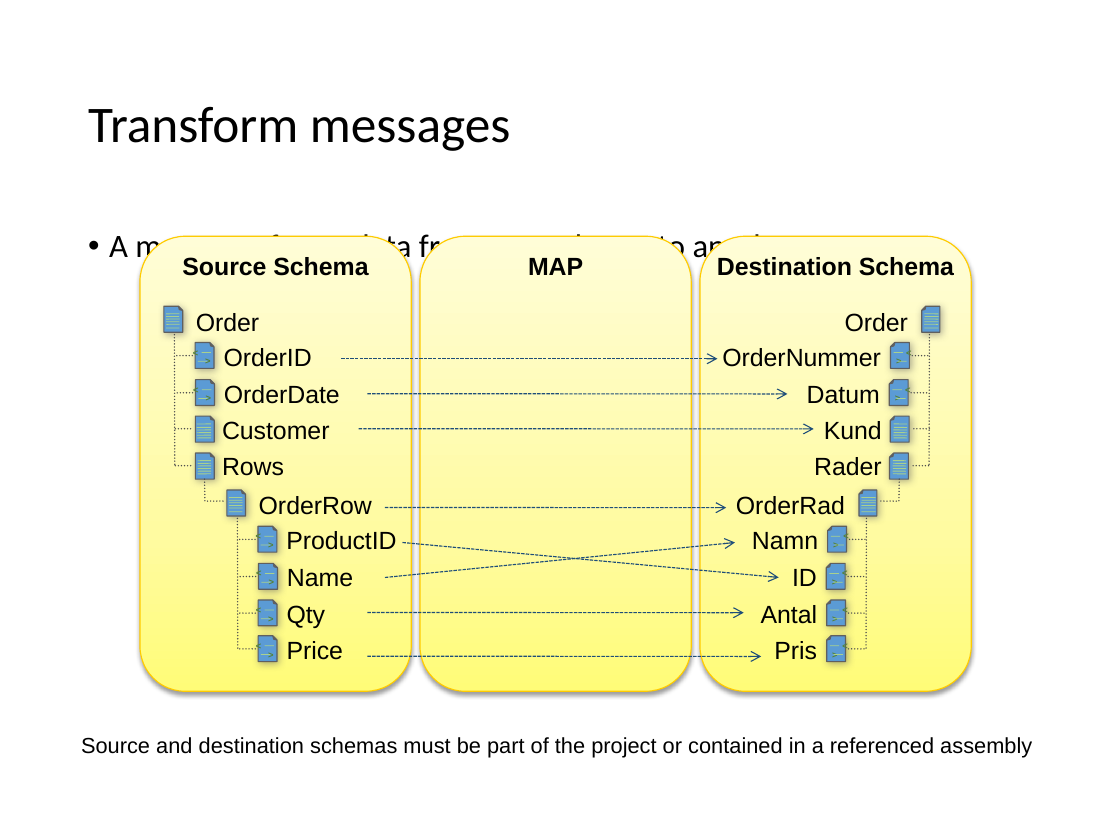
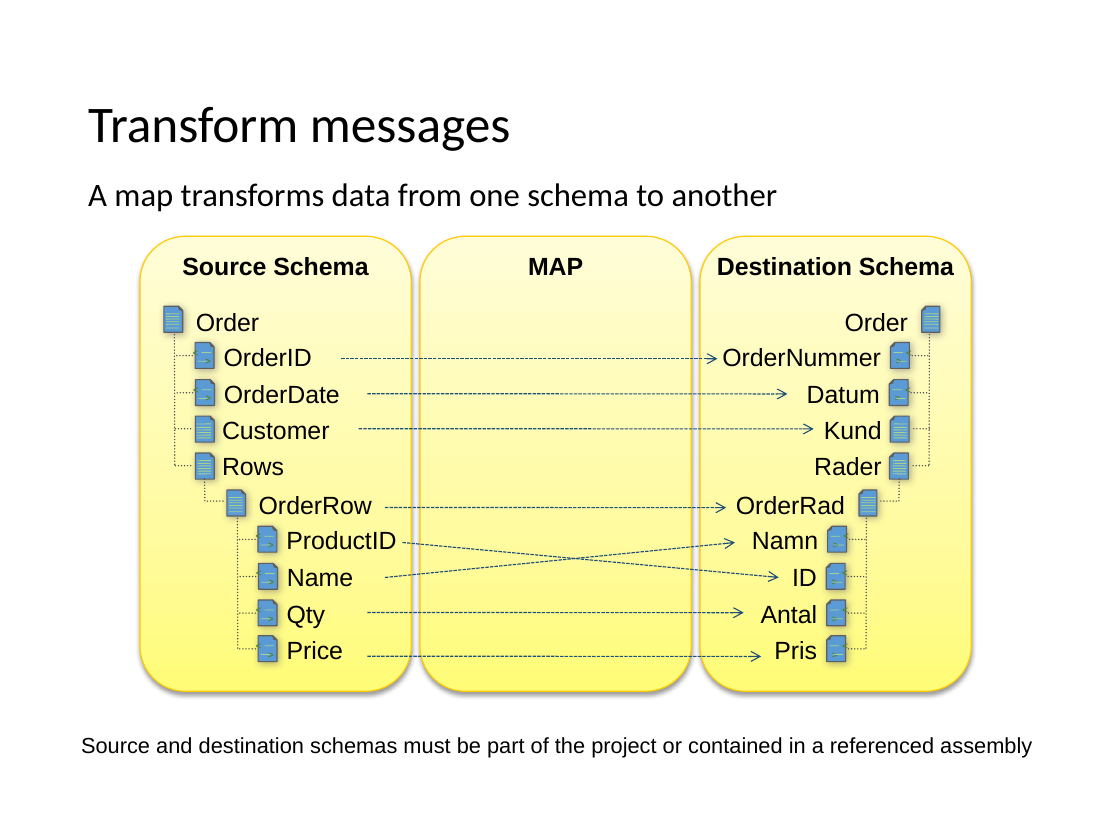
Before and after one commit to wmmihaa/BizTalk-Server---Developing-Integration-Solutions, a slide deck: slide 4 of Slides/Module 3 - Maps.pptx. Drawn at 1120x840 pixels with LibreOffice and Linux fonts; fonts in the diff are those of the drawing. Boxes give left, top, right and bottom in pixels: in the first picture for what was removed or moved away, otherwise in the second. Text is boxed around its words. In the diff, an @@ line names an element or a change of style, - is before the commit and + after.

```diff
--- a/Slides/Module 3 - Maps.pptx
+++ b/Slides/Module 3 - Maps.pptx
@@ text "A map transforms data from ...": place and size @@
-text "A map transforms data from ..." at bbox=[109, 230, 799, 265]
+text "A map transforms data from ..." at bbox=[88, 183, 778, 212]
@@ text "A map transforms data from ..." at bbox=[88, 183, 778, 212]: bullet • to none @@
```
Also in this commit, not shown: 4 other slides changed.
